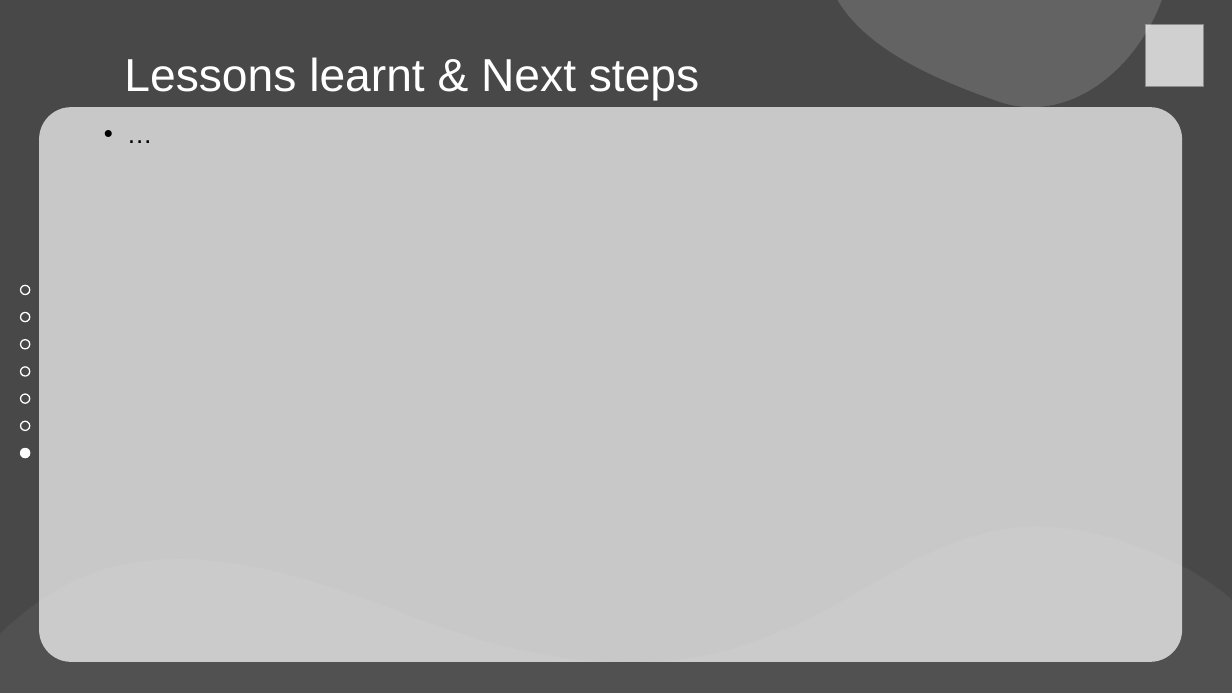
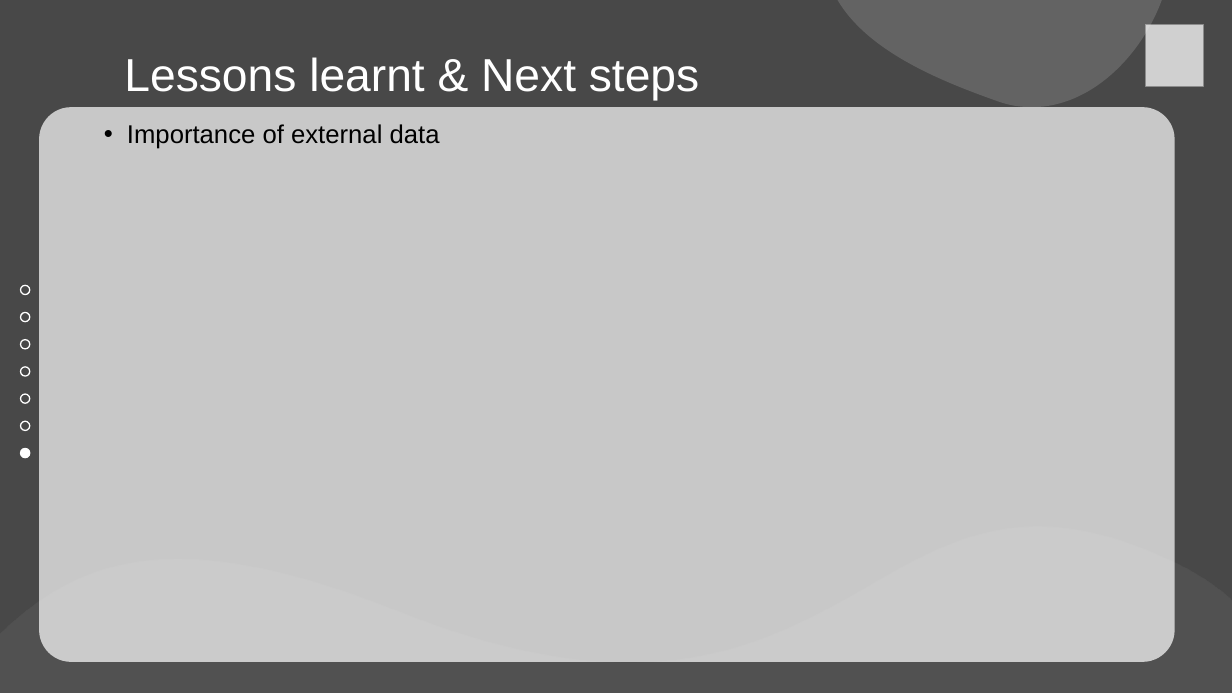
Before and after one commit to pnguyentangmcgill/Airbnb, a slide deck: slide 13 of Airbnb Presentation/Airbnb.pptx (slide 9 before the commit). Drawn at 1232x693 pixels with LibreOffice and Linux fonts; fonts in the diff are those of the drawing; grey boxes stand for pictures. Boxes give left, top, right and bottom in pixels: in the first picture for what was removed or moved away, otherwise in the second. Text is boxed around its words. In the diff, an @@ line names an element or a change of style, - is before the commit and + after.

```diff
--- a/Airbnb Presentation/Airbnb.pptx
+++ b/Airbnb Presentation/Airbnb.pptx
@@ text "Importance of external data": place and size @@
-text "Importance of external data" at (39,107,1182,662)
+text "Importance of external data" at (39,107,1175,662)
@@ text at (127,124,440,149): text changed @@
-  • …
+  • Importance of external data
```
Also in this commit, not shown: 8 other slides changed, 4 slides added.
